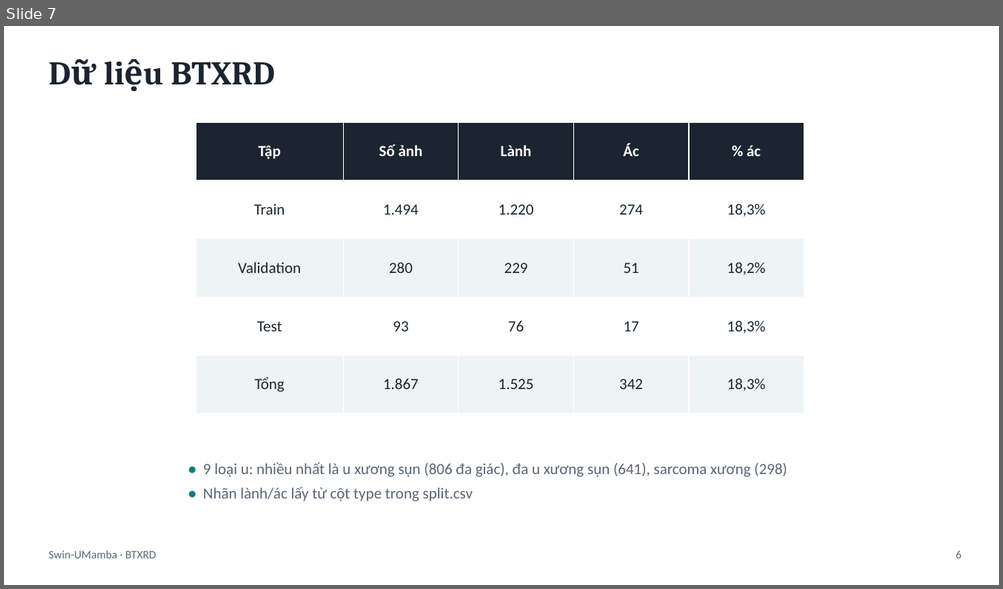
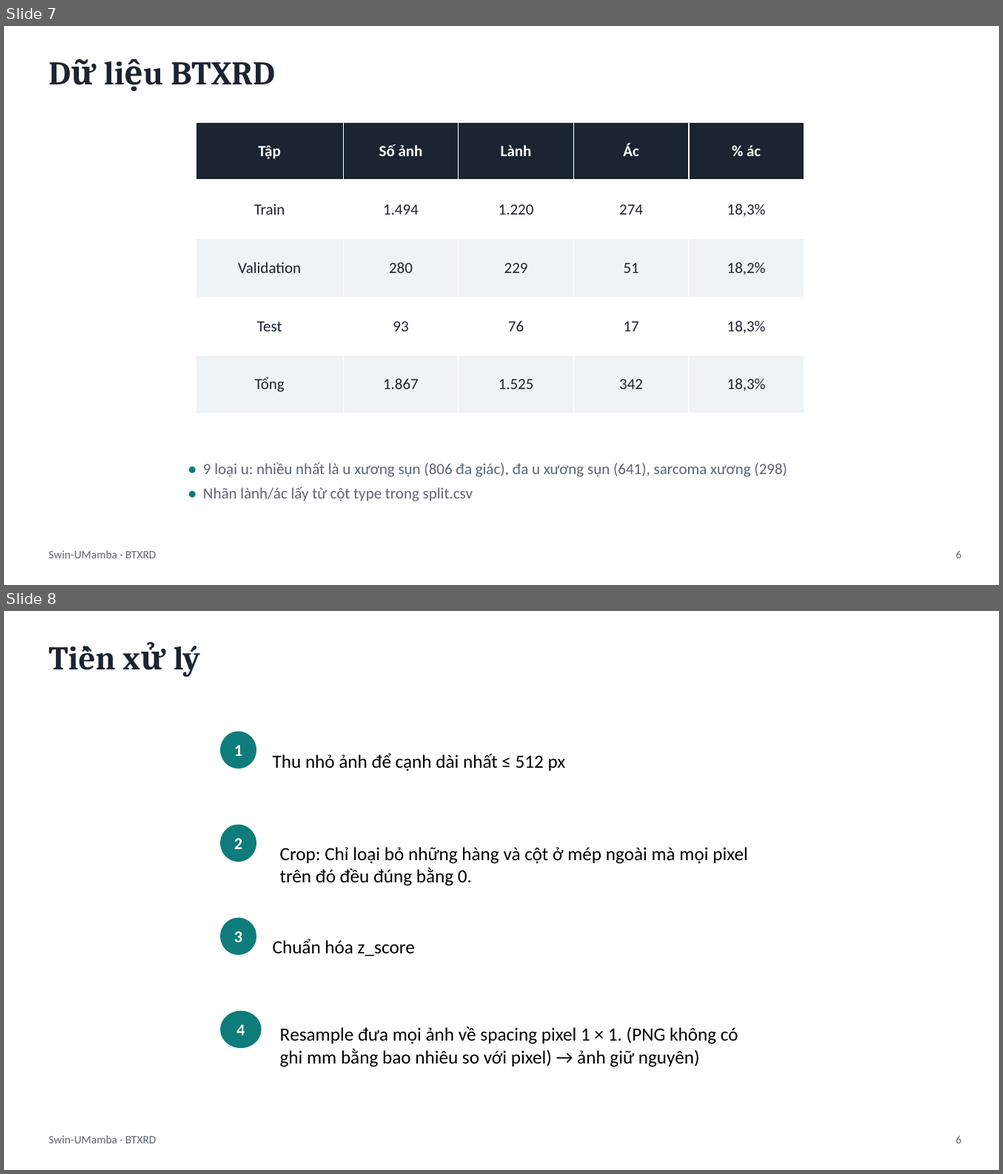
Before and after one commit to 67htb5vn/Swin-UMamba, a slide deck: slide.pptx. Shown one above the other, each under a label of ours: slide 7 before the commit, slides 7 and 8 after it. The pictures are 1003x589 and 1003x1174 pixels, drawn with LibreOffice and Linux fonts; fonts in the diff are those of the drawing. Boxes give left, top, right and bottom in pixels: in the first picture for what was removed or moved away, otherwise in the second. Text is boxed around its words. In the diff, an @@ line names an element or a change of style, - is before the commit and + after.

```diff
--- a/slide.pptx
+++ b/slide.pptx
@@ slide 8 added at (4,611,999,1170), background #FFFFFF @@
@@ text added at (173,646,200,677), 32 pt, text #1B2430, bold @@
+Tiền xử lý
@@ ellipse added at (220,731,257,769), fill #0E7C7B, 16 pt, text #FFFFFF, bold @@
+1
@@ text added at (273,753,566,771), 18 pt, text #000000 @@
+Thu nhỏ ảnh để cạnh dài nhất ≤ 512 px
@@ ellipse added at (220,824,257,862), fill #0E7C7B, 16 pt, text #FFFFFF, bold @@
+2
@@ text added at (280,847,748,886), 18 pt, text #000000 @@
+Crop: Chỉ loại bỏ những hàng và cột ở mép ngoài mà mọi pixel trên đó đều đúng bằng 0.
@@ ellipse added at (220,917,257,955), fill #0E7C7B, 16 pt, text #FFFFFF, bold @@
+3
@@ text added at (273,939,415,957), 18 pt, text #000000 @@
+Chuẩn hóa z_score
@@ ellipse added at (220,1011,262,1048), fill #0E7C7B, 16 pt, text #FFFFFF, bold @@
+4
@@ text added at (280,1027,738,1068), 18 pt, text #000000 @@
+Resample đưa mọi ảnh về spacing pixel 1 × 1. (PNG không có ghi mm bằng bao nhiêu so với pixel) → ảnh giữ nguyên)
@@ text added at (48,1136,156,1144), 11 pt, text #5B6573 @@
+Swin-UMamba · BTXRD
@@ text added at (956,1136,962,1144), 11 pt, text #5B6573 @@
+6
```
Also in this commit, not shown: 7 slides changed, 1 other slide added, 3 slides removed, 9 other files.
